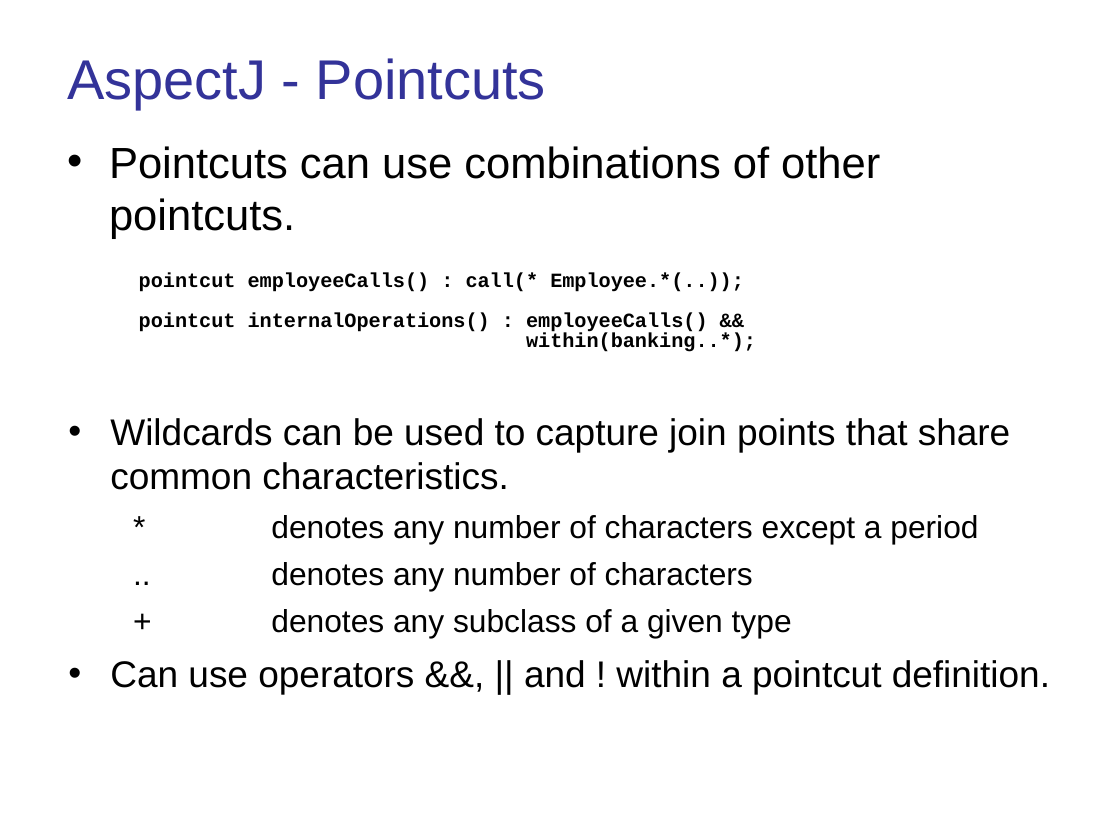
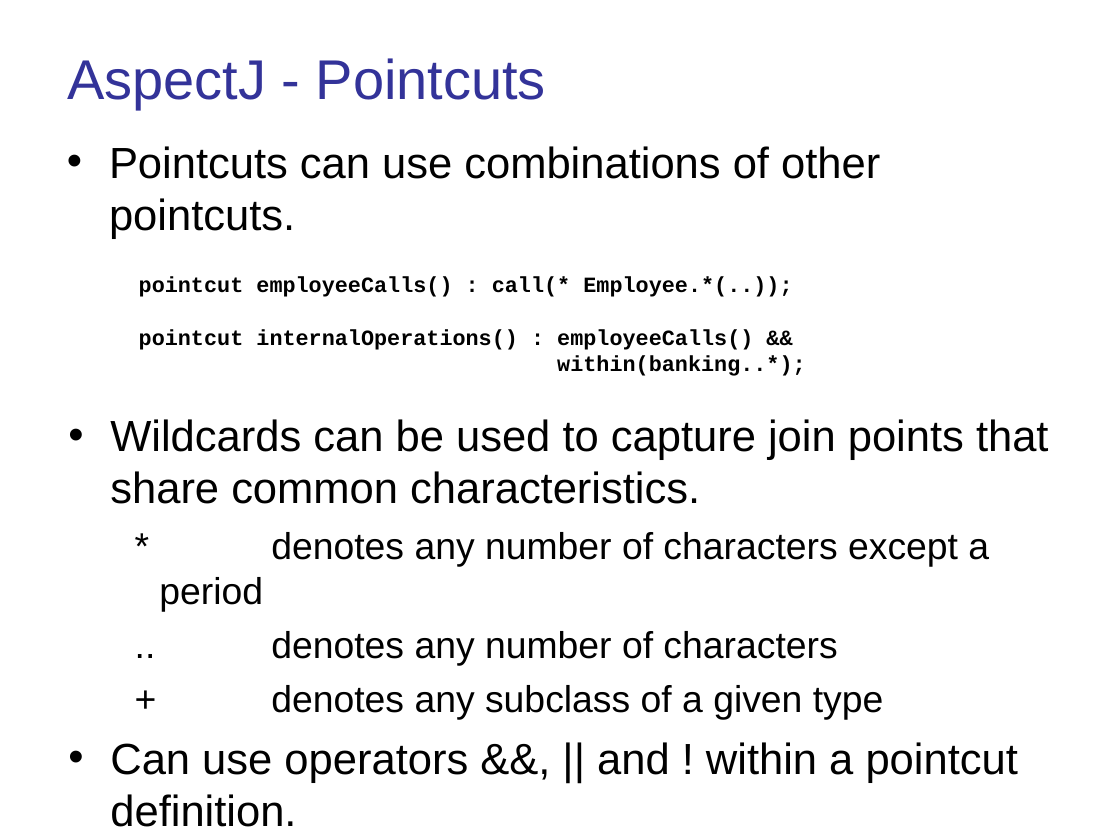
Before and after one commit to baiyuqi/course-space, a slide deck: slide 15 of document/讲义（ppt）/面向切面编程.ppt (slide 13 before the commit). Drawn at 1120x840 pixels with LibreOffice and Linux fonts; fonts in the diff are those of the drawing. Boxes give left, top, right and bottom in pixels: in the first picture for what was removed or moved away, otherwise in the second. Text is boxed around its words. In the diff, an @@ line names an element or a change of style, - is before the commit and + after.

```diff
--- a/document/讲义（ppt）/面向切面编程.ppt
+++ b/document/讲义（ppt）/面向切面编程.ppt
@@ text "pointcut employeeCalls() : call(* Employee.*(..));" at (x1=139, y1=276, x2=805, y2=376): size 12.9 to 14 pt; line spacing 0.6 to 0.8 @@
@@ text "Wildcards can be used to ..." at (x1=110, y1=419, x2=1049, y2=827): size 23.8 to 28 pt in "Wildcards can be used to capture join ...", "Can use operators &&, || and ! ..."; size 20.4 to 24 pt in "* denotes any number of characters except ...", ".. denotes any number of characters", "+ denotes any subclass of a given ..." @@
```
Also in this commit, not shown: 20 other slides changed, 3 slides added, 26 other files.
